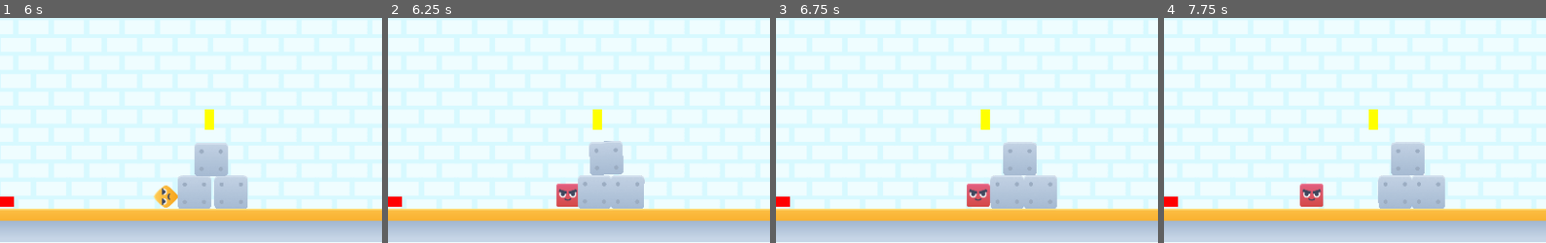
Above: before the commit, frames 1-4 (left to right).
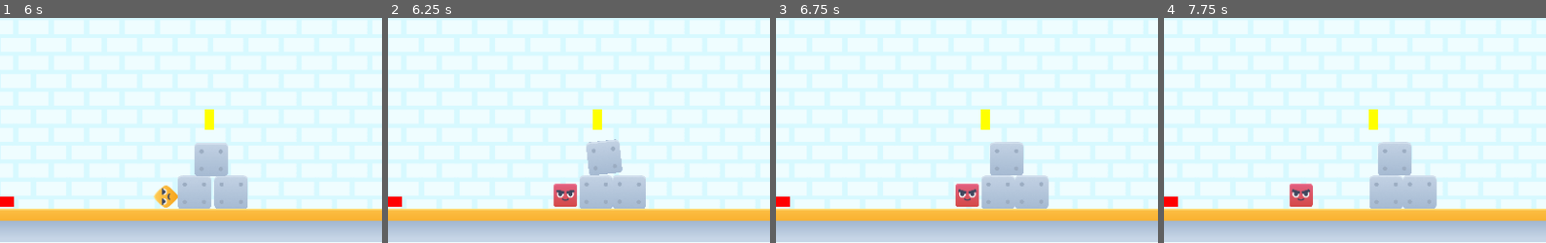
Above: after the commit, the same moments.

Repository: ownsupernoob2/shapeshift
Game: Godot game, scene res://menu.tscn
Same seed, same stepped clock (60 frames per second), same inputs: the game is played once before the commit and once after it.
Inputs (mouse positions are % of the whole screen's width and height, from its top left):
- Up to frame 1 (6 s): click "PLAY" at 0.5 s; tap Enter at 1.25 s; move the mouse to (72, 45) at 1.27 s; hold Right (move_right) 1.28-2 s; tap E (e) at 1.35, 2.85, 5.85 s; click (72, 45) at 1.42 s; tap Up (move_up) at 1.52, 4.52 s; tap R (r) at 1.55, 3.05, 4.35 s; drag from (30, 55) to (25, 91) at 2.02 s; move the mouse to (60, 28) at 2.77 s; hold Left (move_left) 2.78-3.5 s; drag from (45, 70) to (73, 41) at 3.52 s; move the mouse to (80, 65) at 4.27 s; hold Right (move_right) 4.28-5 s; drag from (20, 35) to (70, 73) at 5.02 s; move the mouse to (55, 50) at 5.77 s; hold Right (move_right) from 5.78 s (still down); click (55, 50) at 5.92 s
- Up to frame 2 (6.25 s): keep holding Right (move_right); tap R (r) at 6.05 s
- Up to frame 3 (6.75 s): release Right (move_right) at 6.5 s; drag from (35, 25) to (85, 24) at 6.52 s
- Up to frame 4 (7.75 s): move the mouse to (72, 45) at 7.27 s; hold Left (move_left) from 7.28 s (still down); tap E (e) at 7.35 s; tap Up (move_up) at 7.52 s; tap R (r) at 7.55 s
The pictures show only the part of the screen within x 43-93%, y 50-100%; the shares and areas given below are measured in that part.

Frame 1 is identical in both runs. In frame 2, 0.8% of the frame differs, in the area x 43-68%, y 53-85%; in frame 3, 2.3%; in frame 4, 2.5%, in the area x 32-74%, y 55-85%.

Commit message:
pain

Diff:
--- a/scene/levels/demo.tscn
+++ b/scene/levels/demo.tscn
@@ -120,6 +120,18 @@
 [node name="Player2" parent="." groups=["Rigidbody"] instance=ExtResource("2_12sbv")]
 position = Vector2(422, 328)
 safe_margin = 0.9
+speed = 130.0
+push_force = 100.0
+MAX_SPEED = 30.0
+jump_speed = -160.0
+gravity_speed = 170.0
+MAX_FALL = 10.0
+MAX_DASH = 2.0
+DASH_MODIFIER = 1.5
+DASH_SPEED = Vector2(300, 300)
+acceleration = 700
+deceleration = 70
+jump_force = 180
 
 [node name="Camera2D" type="Camera2D" parent="."]
 position = Vector2(405, 242)
--- a/scene/player.tscn
+++ b/scene/player.tscn
@@ -69,6 +69,7 @@
 scale = Vector2(2.80501, 2.72035)
 collision_layer = 2
 collision_mask = 3
+slide_on_ceiling = false
 wall_min_slide_angle = 0.0
 platform_on_leave = 2
 script = ExtResource("1_cda01")
--- a/script/player.gd
+++ b/script/player.gd
@@ -76,13 +76,13 @@
 
 	for i in get_slide_collision_count():
 		var c = get_slide_collision(i)
-		if type == Types.SQUARE:
-			set_collision_mask_value(1, false)
-
-		else:
-			set_collision_mask_value(1, true)
-		#if c.get_collider() is RigidBody2D and type == Types.SQUARE:
-			#c.get_collider().apply_central_impulse(-c.get_normal() * push_force)
+		#if type == Types.SQUARE:
+			#set_collision_mask_value(1, false)
+#
+		#else:
+			#set_collision_mask_value(1, true)
+		if c.get_collider() is RigidBody2D and type == Types.SQUARE:
+			c.get_collider().apply_central_impulse(-c.get_normal() * push_force)
 
 func _process_input(delta: float):
 	if Input.is_action_just_pressed("e"):
